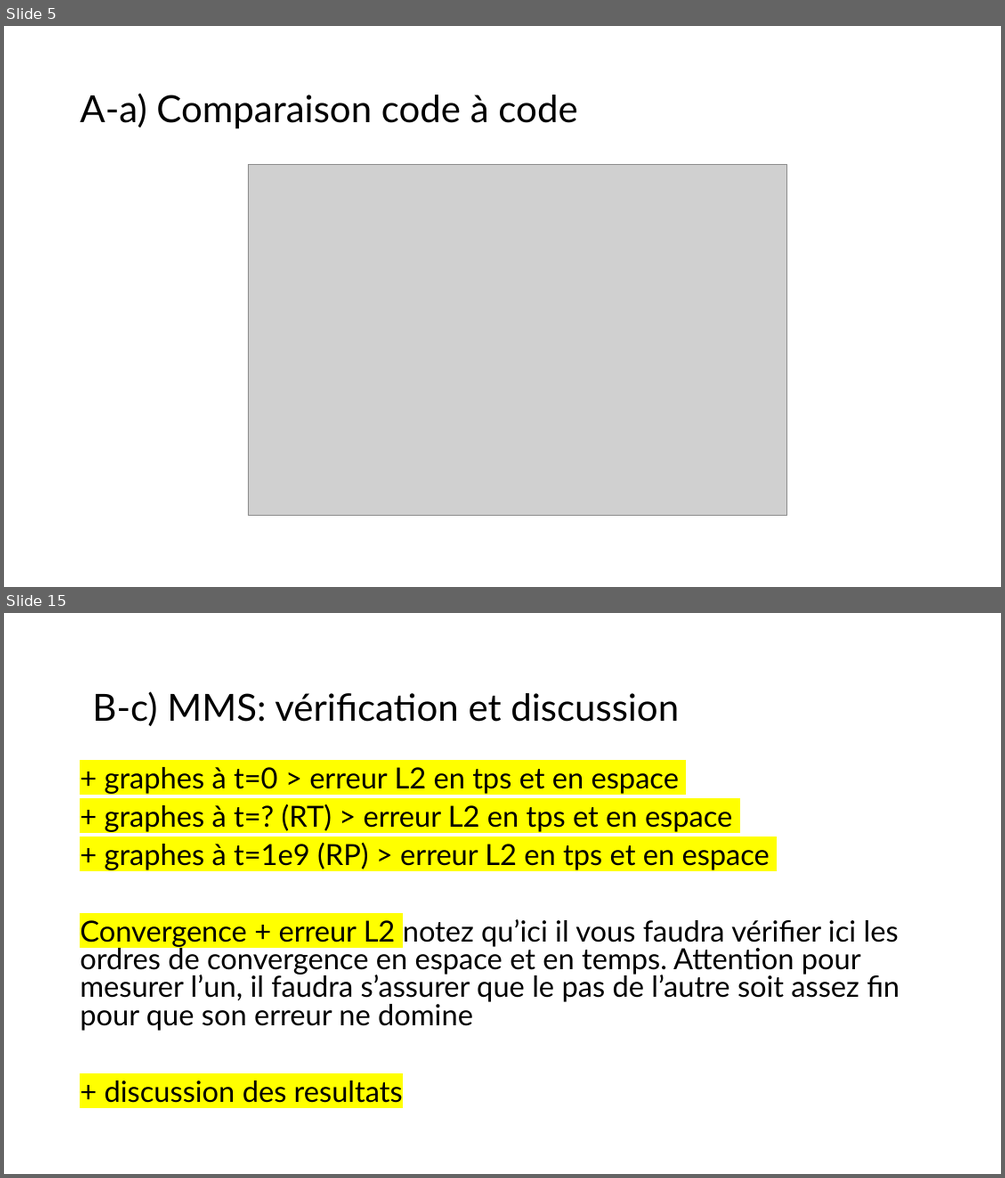
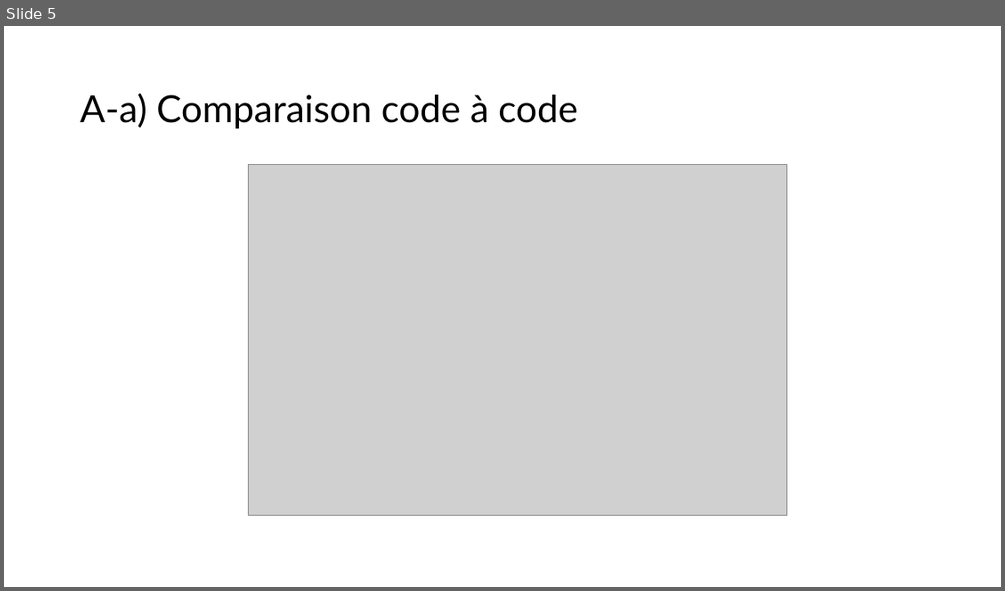
Before and after one commit to mehdibendaya/MEC8211DEV2, a slide deck: Devoir_2.pptx. Shown one above the other, each under a label of ours: slides 5 and 15 before the commit, slide 5 after it; the slides between them are not shown. The pictures are 1005x1178 and 1005x591 pixels, drawn with LibreOffice and Linux fonts; fonts in the diff are those of the drawing; grey boxes stand for pictures. Boxes give left, top, right and bottom in pixels: in the first picture for what was removed or moved away, otherwise in the second. Text is boxed around its words. In the diff, an @@ line names an element or a change of style, - is before the commit and + after.

Commit message:
mise en commun des derniers resultats

```diff
--- a/Devoir_2.pptx
+++ b/Devoir_2.pptx
@@ slide 15 removed at bbox=[4, 613, 1001, 1174], background #FFFFFF @@
@@ text removed at bbox=[92, 691, 679, 726] @@
-B-c) MMS: vérification et discussion
@@ text removed at bbox=[80, 767, 899, 1103] @@
-+ graphes à t=0 > erreur L2 en tps et en espace
-+ graphes à t=? (RT) > erreur L2 en tps et en espace
-+ graphes à t=1e9 (RP) > erreur L2 en tps et en espace
-Convergence + erreur L2 notez qu’ici il vous faudra vérifier ici les ordres de convergence en espace et en temps. Attention pour mesurer l’un, il faudra s’assurer que le pas de l’autre soit assez fin pour que son erreur ne domine
-+ discussion des resultats
```
Also in this commit, not shown: 9 slides changed, 3 slides added.
